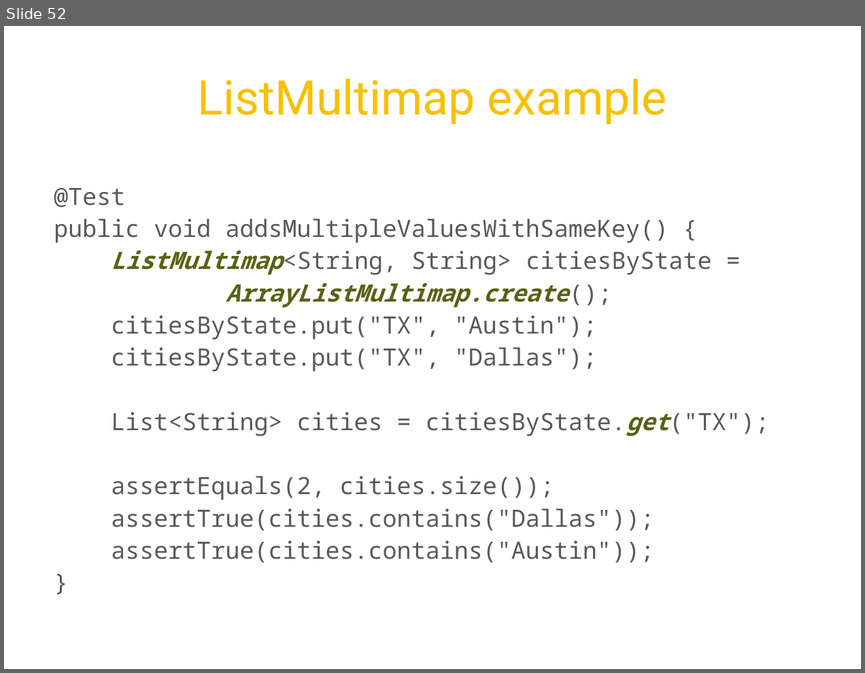
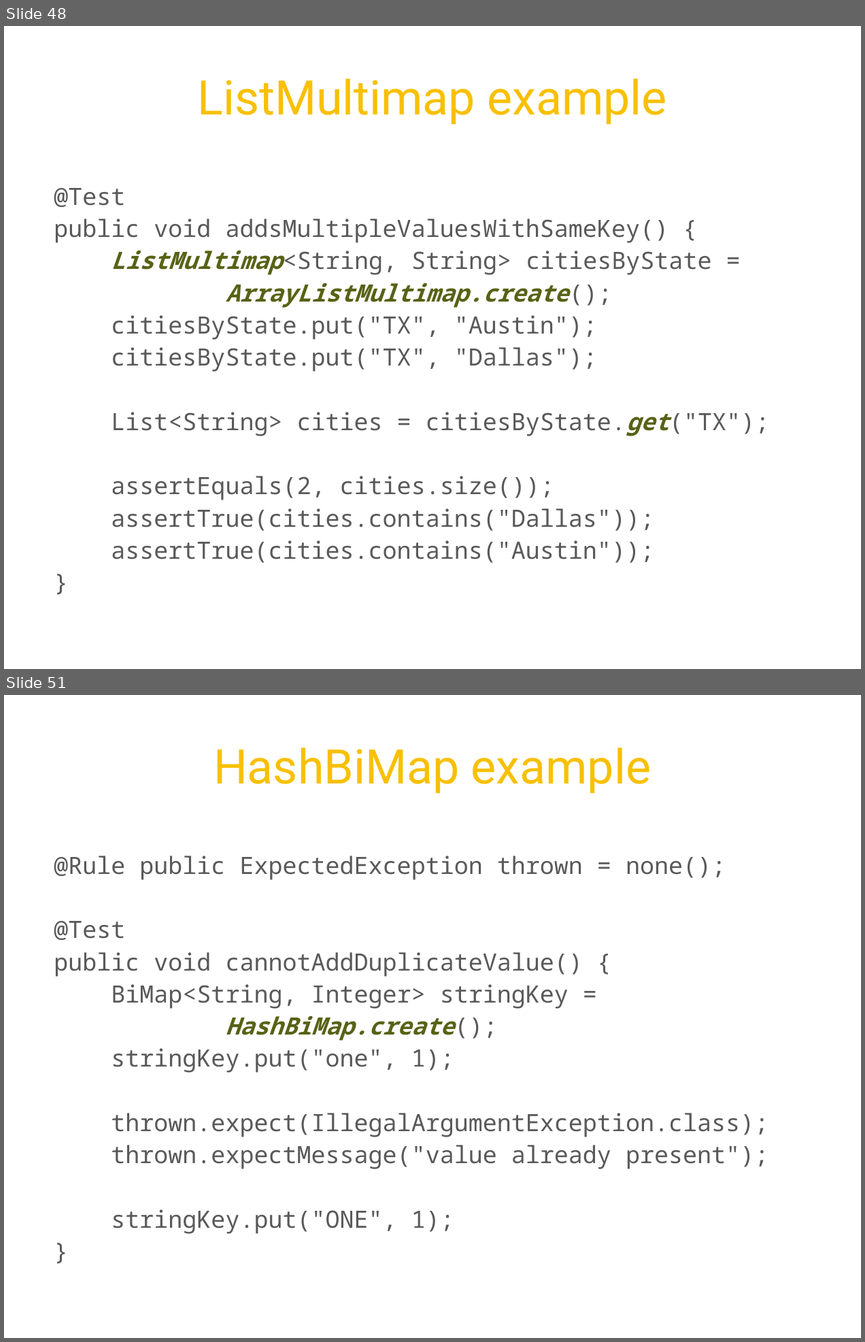
Before and after one commit to twoqubed/JavaMUG-Guava, a slide deck: JavaMUG - Guava.pptx. Shown one above the other, each under a label of ours: slide 52 before the commit, slides 48 and 51 after it; the slides between them are not shown. The pictures are 865x673 and 865x1342 pixels, drawn with LibreOffice and Linux fonts; fonts in the diff are those of the drawing; background and template pictures are left out. Boxes give left, top, right and bottom in pixels: in the first picture for what was removed or moved away, otherwise in the second. Text is boxed around its words. In the diff, an @@ line names an element or a change of style, - is before the commit and + after.

Commit message:
Polishing slides and examples.

```diff
--- a/JavaMUG - Guava.pptx
+++ b/JavaMUG - Guava.pptx
@@ slide 51 added at [4,695,861,1338], background picture (left out) @@
@@ title added at [213,747,651,794], 40 pt, text #F8C000 @@
+HashBiMap example
@@ text added at [54,855,768,1234], 20 pt, text #595959 @@
+@Rule public ExpectedException thrown = none();
+@Test
+public void cannotAddDuplicateValue() {
+BiMap<String, Integer> stringKey =
+HashBiMap.create();
+stringKey.put("one", 1);
+thrown.expect(IllegalArgumentException.class);
+thrown.expectMessage("value already present");
+stringKey.put("ONE", 1);
+}
@@ what was slide 52 is now slide 48 @@
```
Also in this commit, not shown: 19 slides changed, 4 other slides added, 6 slides removed, 9 other files.
